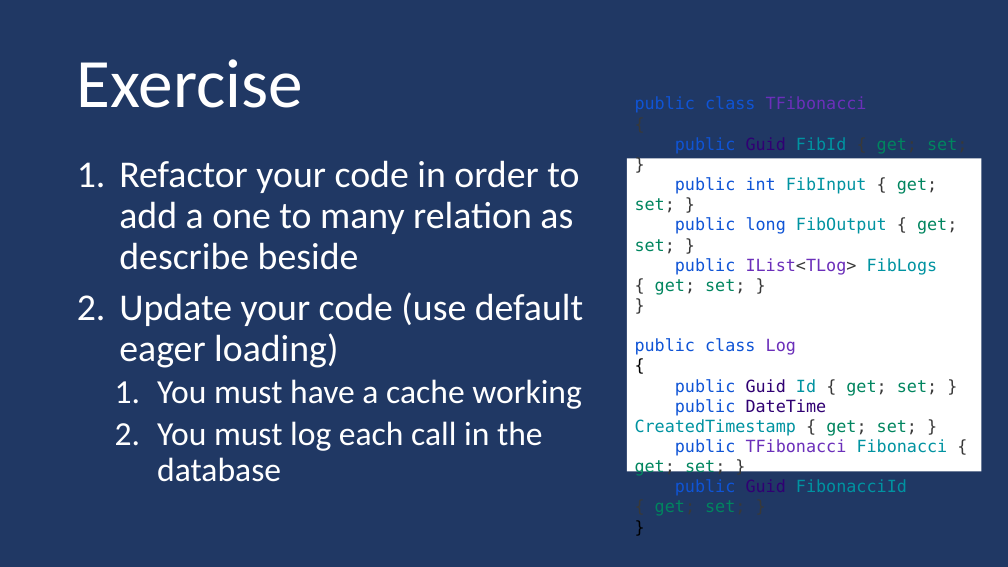
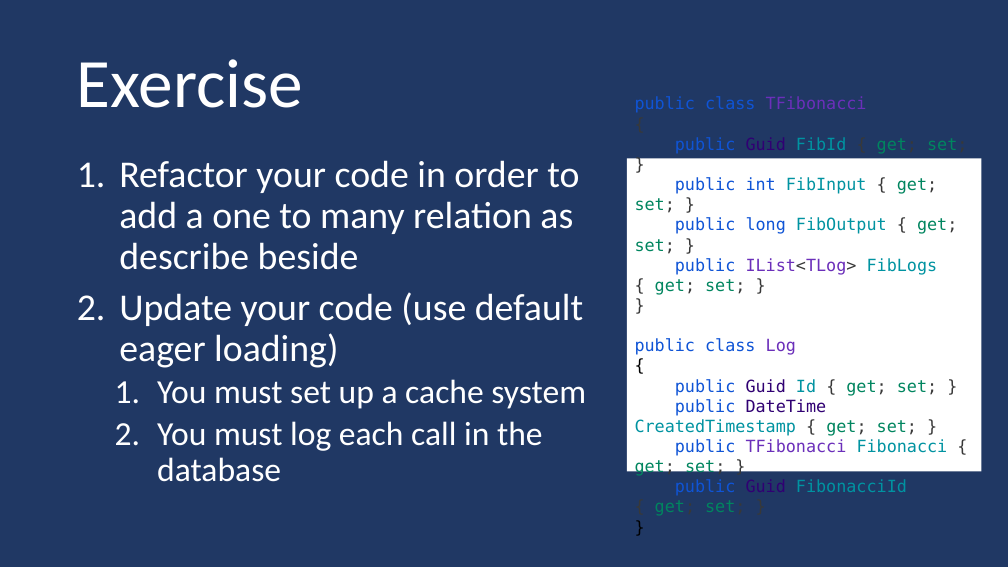
Before and after one commit to guillaume-chervet/course.dotnet, a slide deck: slide 147 of documentations/dotnet.pptx. Drawn at 1008x567 pixels with LibreOffice and Linux fonts; fonts in the diff are those of the drawing. Boxes give left, top, right and bottom in pixels: in the first picture for what was removed or moved away, otherwise in the second. Text is boxed around its words. In the diff, an @@ line names an element or a change of style, - is before the commit and + after.

```diff
--- a/documentations/dotnet.pptx
+++ b/documentations/dotnet.pptx
@@ text at (157,379,586,409): text changed @@
-  1. You must have a cache working
+  1. You must set up a cache system
```
Also in this commit, not shown: 1 other slide changed.
